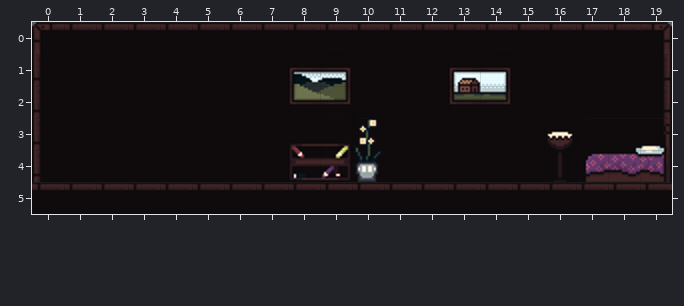
An edit to a level. Tiled map, assets/tilemaps/woollards-house.tmx. Above, as it was before the edit.
Cells are 32x32 px. Shown: x 0..19, y 0..5.
The result:
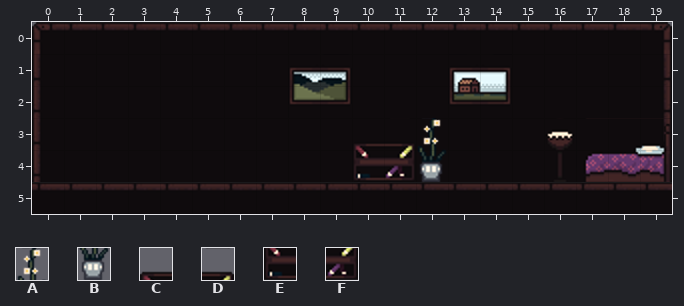
Key: from "core-tileset": A 959, B 1045, C 1136, D 1137, E 1222, F 1223.
_ is an empty cell, . an unchanged one.
The exact change:
--- layer "background2"
@@ x 8..12 @@
-3 CDA__
-4 EFB__
+3 __CDA
+4 __EFB
Boxes around the changes in both pictures, in picture pixels (x1, y1, x2, y2):
changed: (290, 118, 446, 182)
